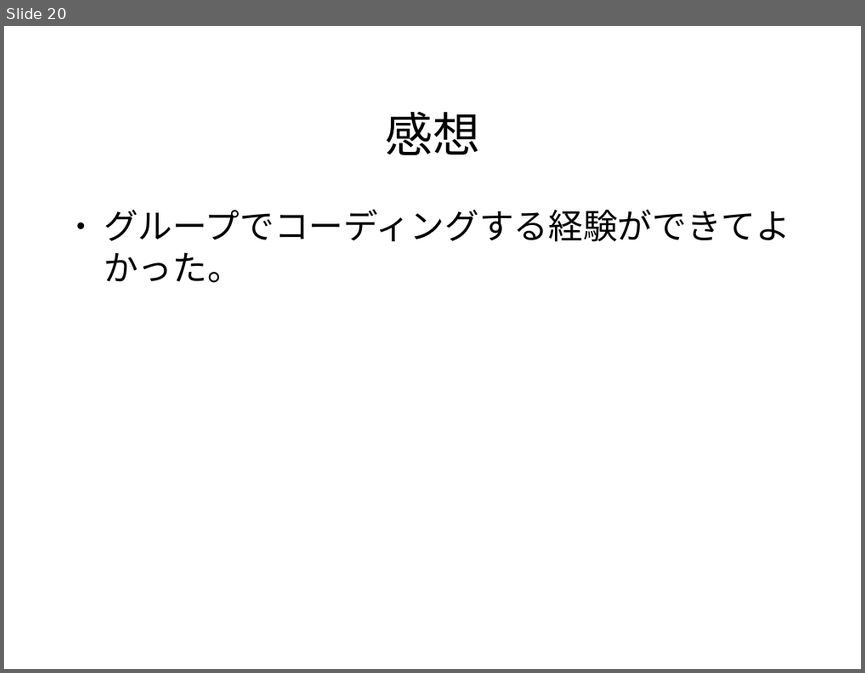
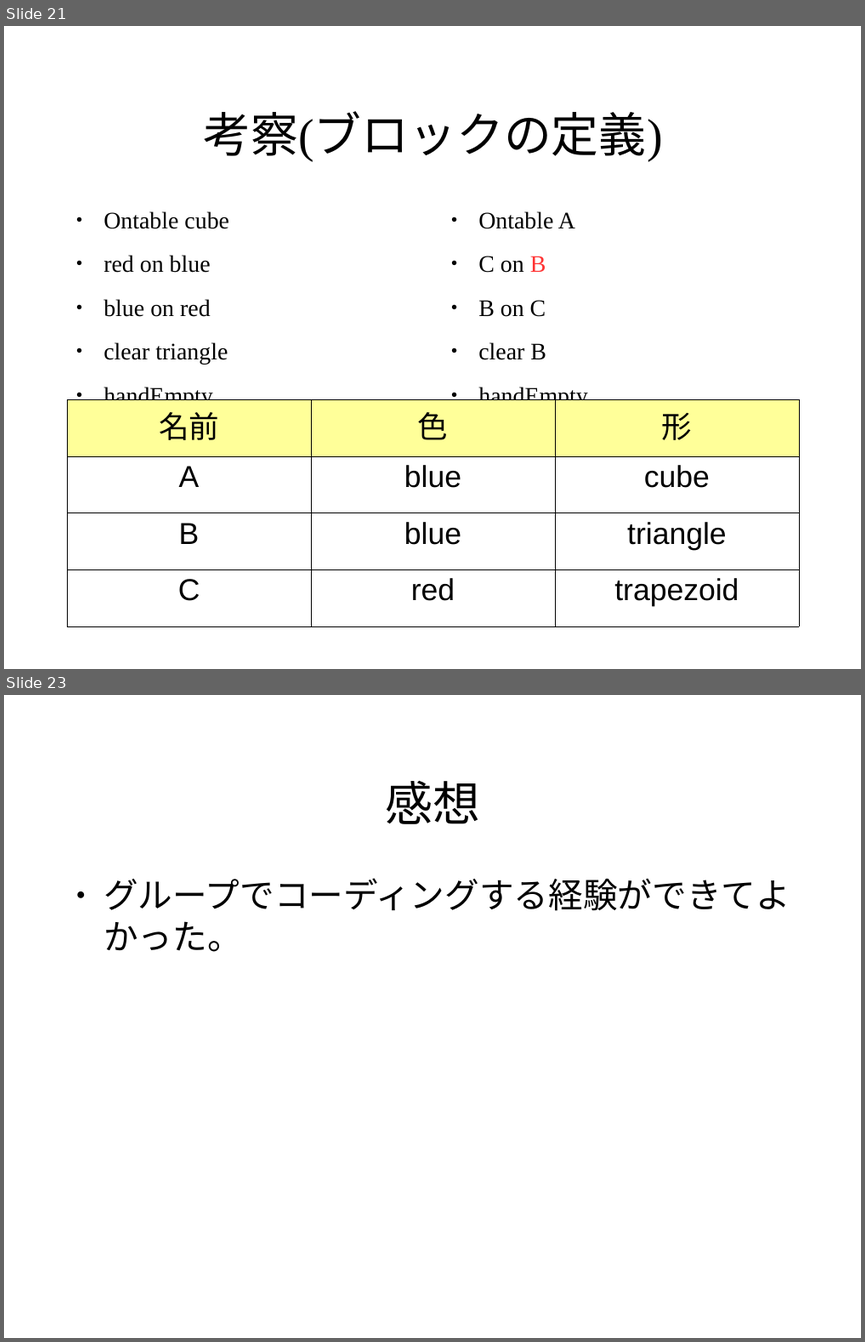
Before and after one commit to pamyupamyu/rep8, a slide deck: グループ1 発表スライド.odp. Shown one above the other, each under a label of ours: slide 20 before the commit, slides 21 and 23 after it; the slides between them are not shown. The pictures are 865x673 and 865x1342 pixels, drawn with LibreOffice and Linux fonts; fonts in the diff are those of the drawing; background and template pictures are left out. Boxes give left, top, right and bottom in pixels: in the first picture for what was removed or moved away, otherwise in the second. Text is boxed around its words. In the diff, an @@ line names an element or a change of style, - is before the commit and + after.

```diff
--- a/グループ1 発表スライド.odp
+++ b/グループ1 発表スライド.odp
@@ slide 21 added at <box>4,26,861,669</box>, background picture (left out) @@
@@ title added at <box>203,111,663,162</box>, 44 pt, text #000000 @@
+考察(ブロックの定義)
@@ text added at <box>103,211,229,400</box>, 22 pt, text #000000 @@
+● Ontable cube
+● red on blue
+● blue on red
+● clear triangle
+● handEmpty
@@ text added at <box>478,211,588,408</box>, 22 pt, text #000000 @@
+● Ontable A
+● C on B
+● B on C
+● clear B
+● handEmpty
@@ table added at <box>67,399,800,625</box>, 4 rows, 3 columns @@
+名前 | 色 | 形
+A | blue | cube
+B | blue | triangle
+C | red | trapezoid
@@ what was slide 20 is now slide 23 @@
```
Also in this commit, not shown: 4 slides changed, 2 other slides added.
